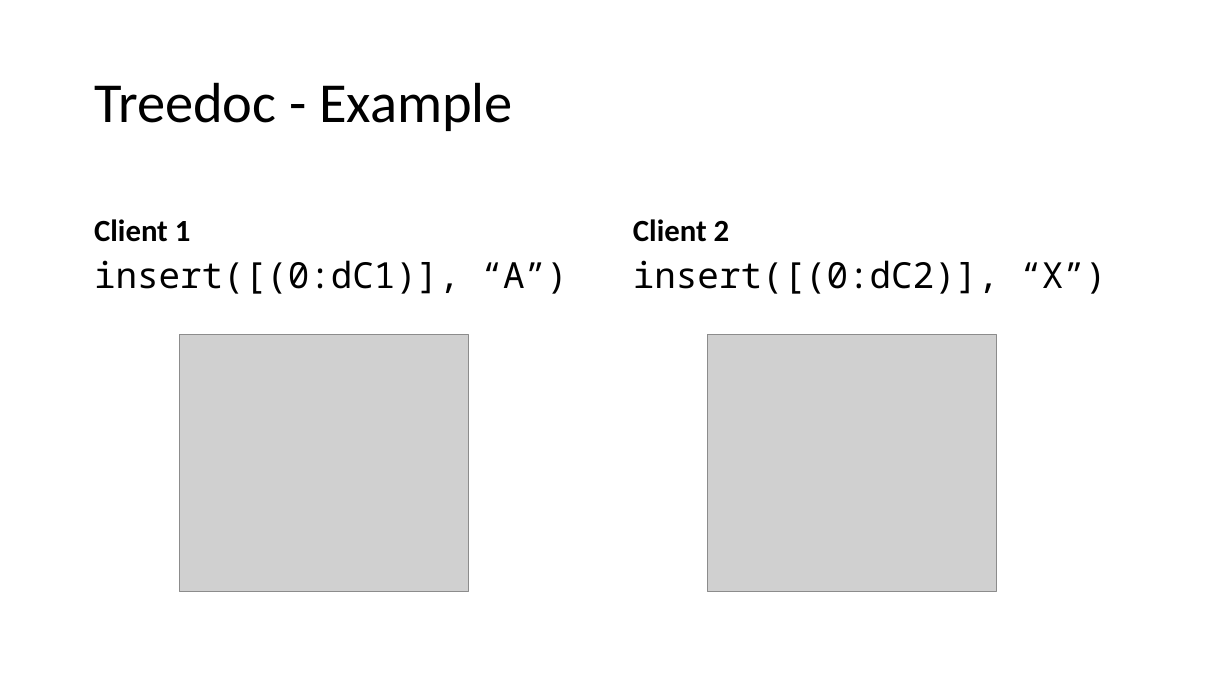
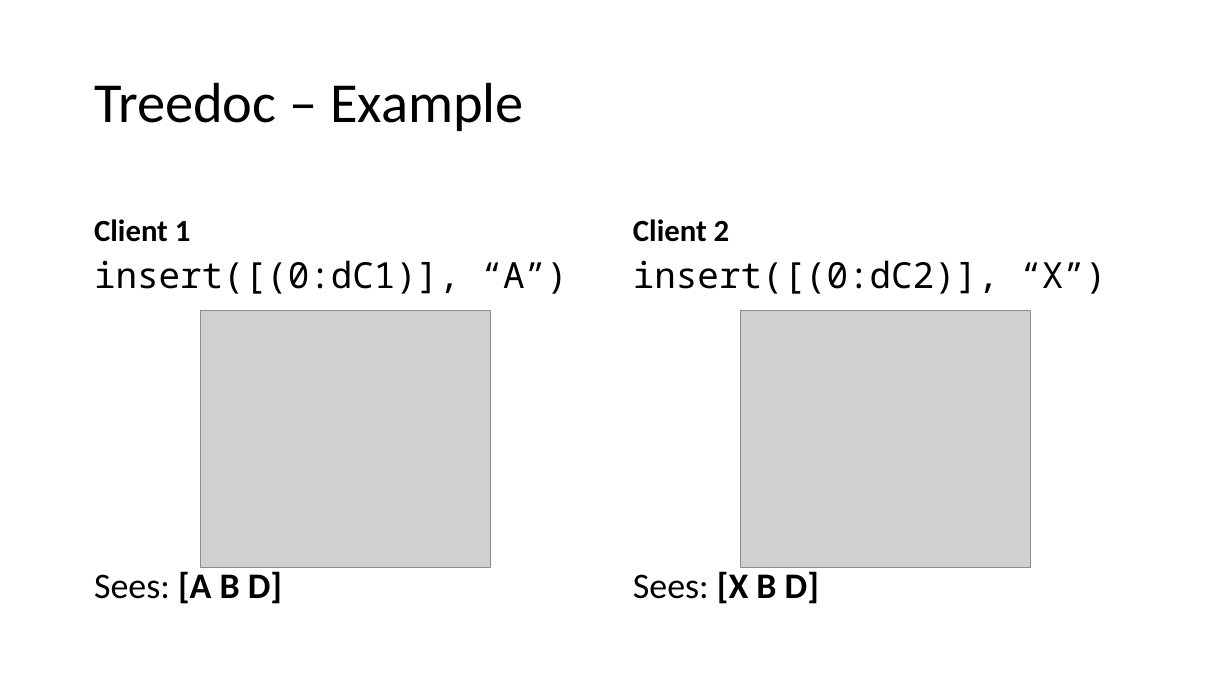
Before and after one commit to nickbradley/538b-project, a slide deck: slide 11 of p2pwiki.pptx (slide 8 before the commit). Drawn at 1232x693 pixels with LibreOffice and Linux fonts; fonts in the diff are those of the drawing; grey boxes stand for pictures. Boxes give left, top, right and bottom in pixels: in the first picture for what was removed or moved away, otherwise in the second. Text is boxed around its words. In the diff, an @@ line names an element or a change of style, - is before the commit and + after.

```diff
--- a/p2pwiki.pptx
+++ b/p2pwiki.pptx
@@ title at (94,82,524,131): text changed @@
-Treedoc - Example
+Treedoc – Example
@@ picture: place and size @@
-picture at (179,335,469,592)
+picture at (201,311,490,567)
@@ picture: place and size @@
-picture at (707,335,996,592)
+picture at (741,311,1031,567)
@@ text at (94,571,282,604): paragraph added @@
+Sees: [A B D]
@@ text at (633,571,819,604): paragraph added @@
+Sees: [X B D]
```
Also in this commit, not shown: 4 other slides changed, 7 slides added, 4 slides removed, 10 other files.
